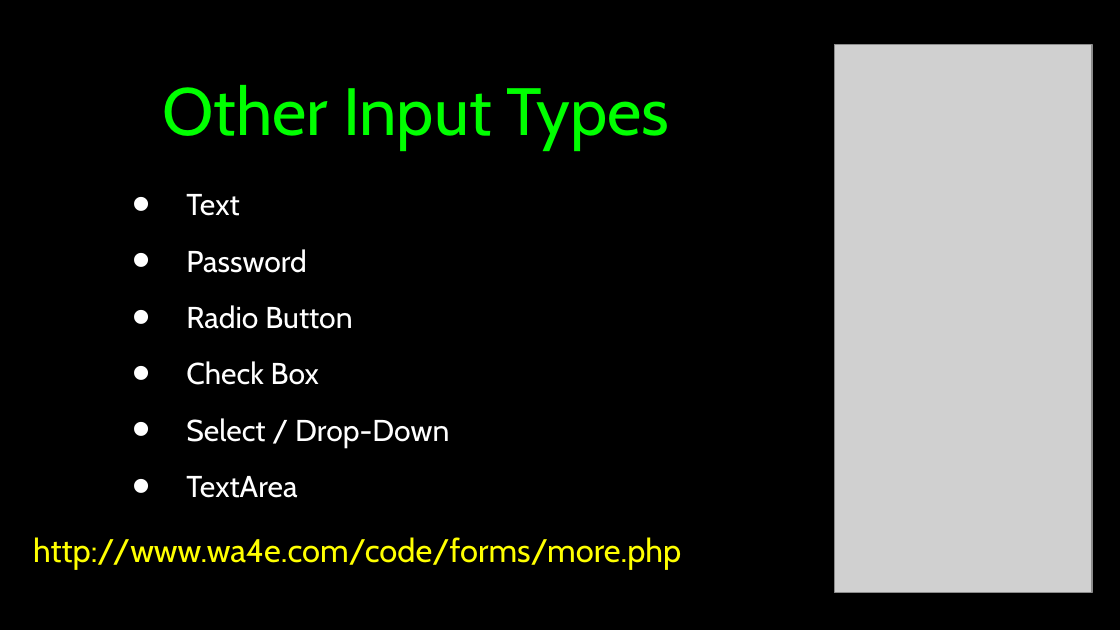
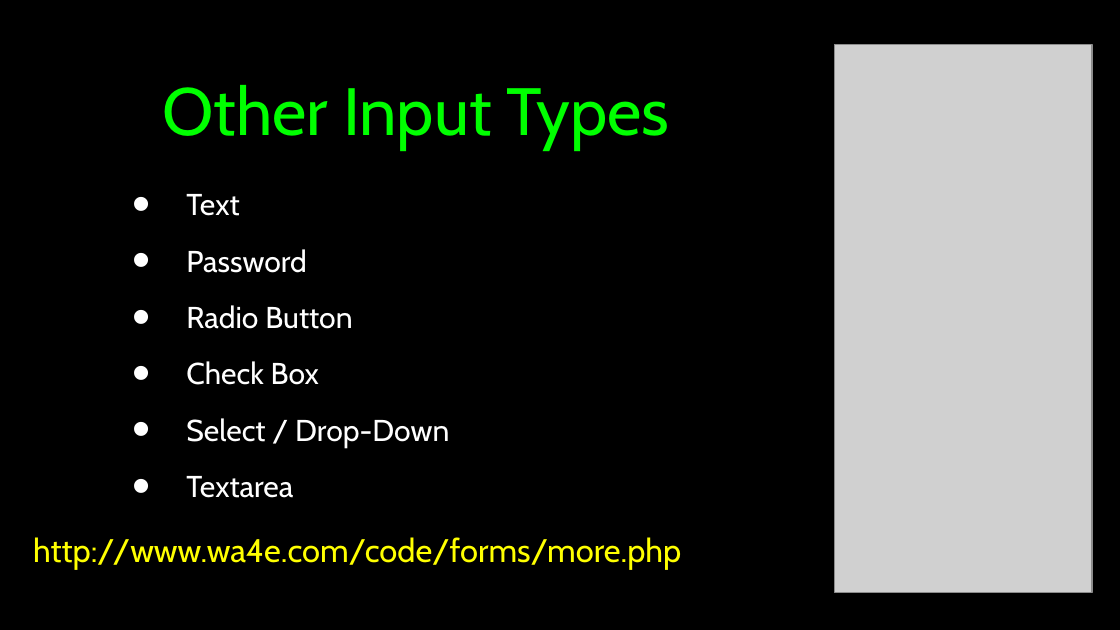
Before and after one commit to csev/wa4e, a slide deck: slide 34 of lectures/PHP-04-Forms.ppt (slide 33 before the commit). Drawn at 1120x630 pixels with LibreOffice and Linux fonts; fonts in the diff are those of the drawing; grey boxes stand for pictures. Boxes give left, top, right and bottom in pixels: in the first picture for what was removed or moved away, otherwise in the second. Text is boxed around its words. In the diff, an @@ line names an element or a change of style, - is before the commit and + after.

```diff
--- a/lectures/PHP-04-Forms.ppt
+++ b/lectures/PHP-04-Forms.ppt
@@ text at (186,476,293,498): text changed @@
-• TextArea
+• Textarea
```
Also in this commit, not shown: 3 other slides changed, 1 slide added, 1 other file.
